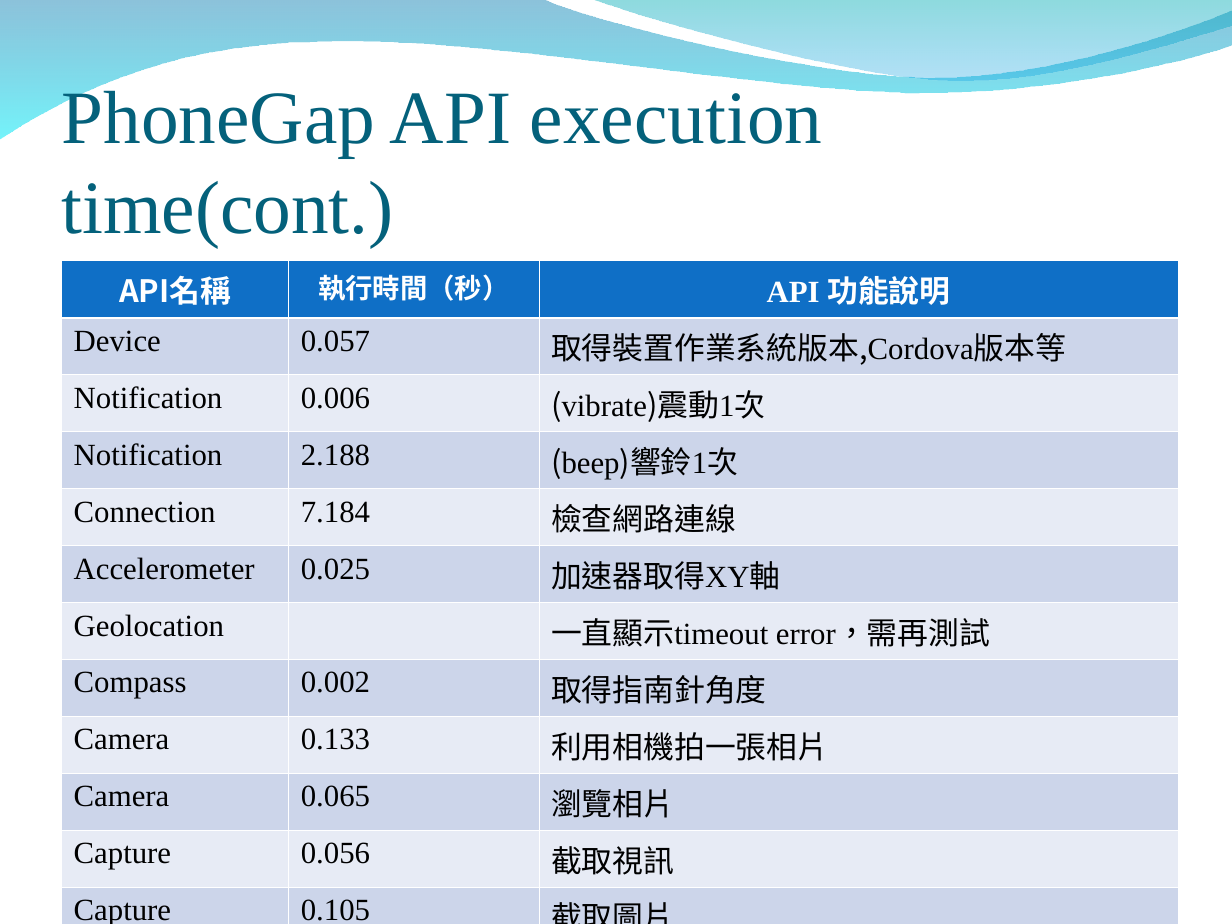
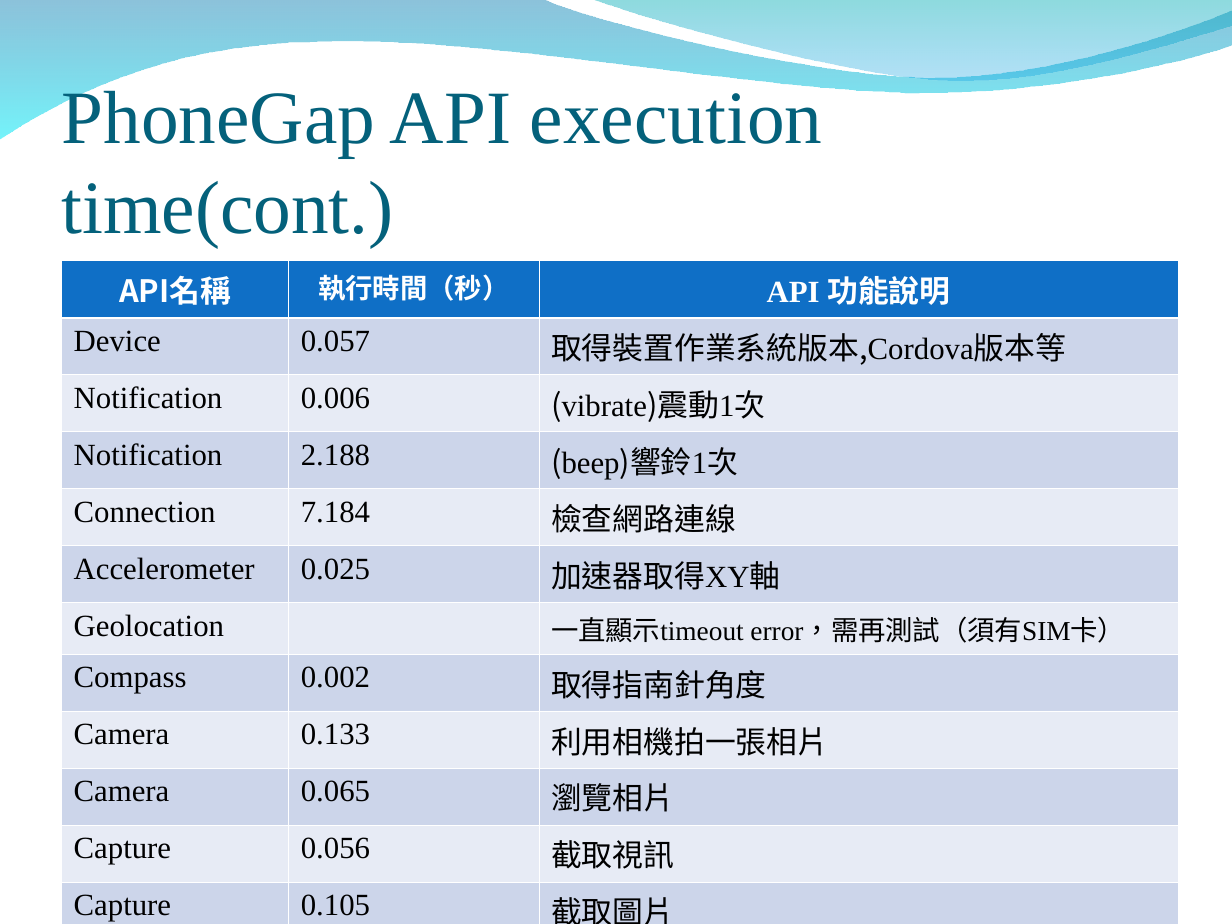
Before and after one commit to peter279k/regular_meeting, a slide deck: slide 7 of PhoneGap API.ppt. Drawn at 1232x924 pixels with LibreOffice and Linux fonts; fonts in the diff are those of the drawing; background and template pictures are left out. Boxes give left, top, right and bottom in pixels: in the first picture for what was removed or moved away, otherwise in the second. Text is boxed around its words. In the diff, an @@ line names an element or a change of style, - is before the commit and + after.

Commit message:
PhoneGap api official and cordova-sqlite-plugin

```diff
--- a/PhoneGap API.ppt
+++ b/PhoneGap API.ppt
@@ table at [62, 261, 1178, 924] @@
-row 7, column 3: 一直顯示timeout error，需再測試
+row 7, column 3: 一直顯示timeout error，需再測試（須有SIM卡）
```
Also in this commit, not shown: 2 slides added.
